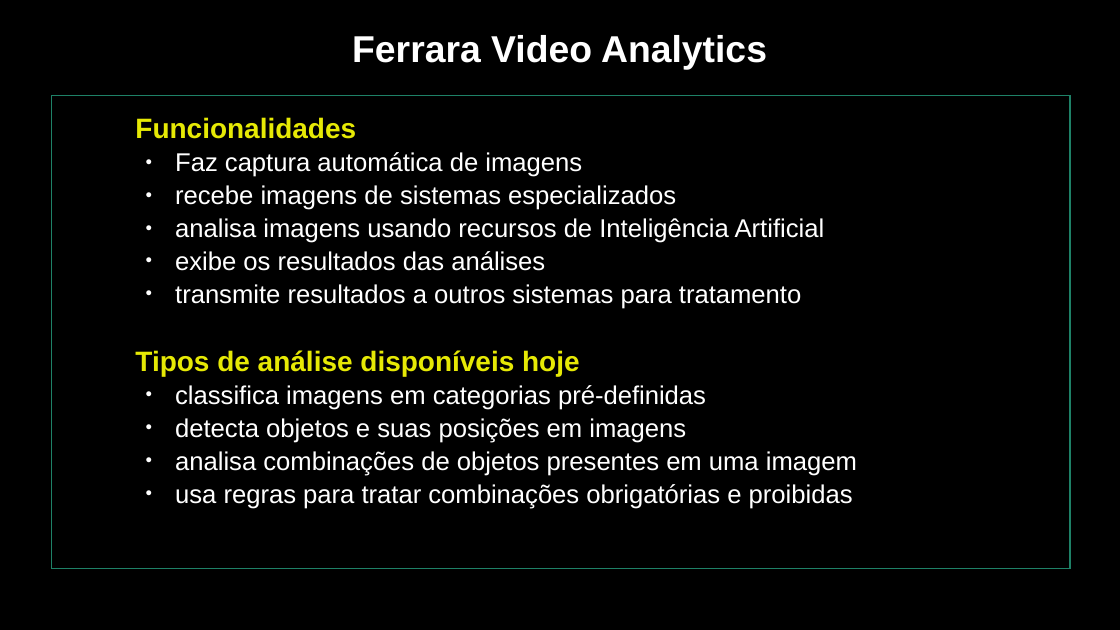
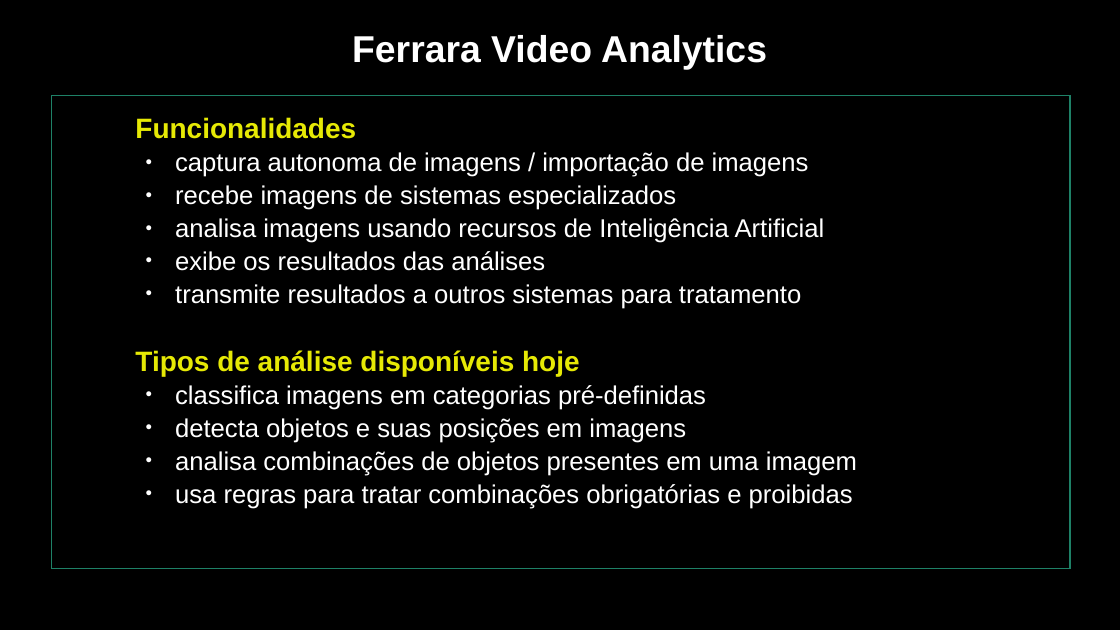
Before and after one commit to jerdantas/imagepipeline, a slide deck: slide 2 of VideoAnalytics.odp. Drawn at 1120x630 pixels with LibreOffice and Linux fonts; fonts in the diff are those of the drawing. Boxes give left, top, right and bottom in pixels: in the first picture for what was removed or moved away, otherwise in the second. Text is boxed around its words. In the diff, an @@ line names an element or a change of style, - is before the commit and + after.

```diff
--- a/VideoAnalytics.odp
+++ b/VideoAnalytics.odp
@@ text at (x1=175, y1=152, x2=809, y2=177): text changed @@
-● Faz captura automática de imagens
+● captura autonoma de imagens / importação de imagens
```
Also in this commit, not shown: 4 other slides changed, 1 other file.
